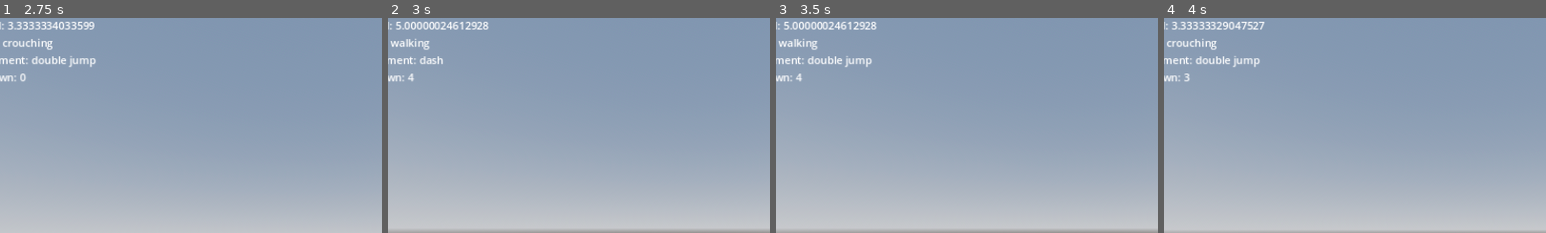
Above: before the commit, frames 1-4 (left to right).
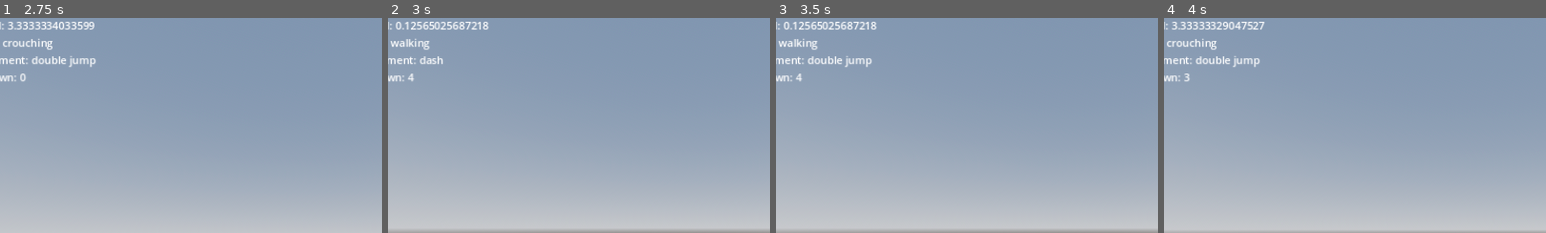
Above: after the commit, the same moments.

Repository: Nadelio/FPSC
Game: Godot game, scene res://World/environment.tscn
The game is run twice, just before and just after one commit, with the same random seed, the same clock (stepped at 60 frames per second) and the same inputs.
Inputs (mouse positions are % of the whole screen's width and height, from its top left):
- Up to frame 1 (2.75 s): move the mouse to (55, 50) at 0.52 s; hold Ctrl (crouch) 0.53-1.28 s; hold W (move_forward) from 0.53 s (still down); tap Space (jump) at 0.77, 1.07, 1.52, 1.55, 1.82, 2.1 s; tap Shift (sprint) at 0.8, 1.35 s; move the mouse to (45, 50) at 1.27 s; tap Enter at 2 s; move the mouse to (52, 48) at 2.02 s; hold Ctrl (crouch) from 2.03 s (still down)
- Up to frame 2 (3 s): keep holding W (move_forward); tap Space (jump) at 2.75 s; move the mouse to (49, 52) at 2.77 s; release Ctrl (crouch) at 2.78 s; tap Q (ability) at 2.85 s
- Up to frame 3 (3.5 s): keep holding W (move_forward); tap Space (jump) at 3.02, 3.32 s; tap Shift (sprint) at 3.05 s
- Up to frame 4 (4 s): keep holding W (move_forward); tap Enter at 3.5 s; move the mouse to (57, 51) at 3.52 s; hold Ctrl (crouch) from 3.53 s (still down); tap Space (jump) at 3.77, 3.8 s
The pictures show only the part of the screen within x 10-60%, y 0-50%; the shares and areas given below are measured in that part.

Frame 1 is identical in both runs. In frame 2, 0.3% of the frame differs, in the area x 2-25%, y 1-6%; in frame 3, 0.3%; in frame 4, nothing differs.
Error before the commit: Invalid operands 'Nil' and 'int' in operator '>'. (res://Player/player.gd:230)

Commit message:
Wall jumping added, working on wall running bug

Diff:
--- a/Player/player.gd
+++ b/Player/player.gd
@@ -39,7 +39,7 @@
 var dashDistance = 10
 var origin
 var collision_point
-var wall_angle
+var wall_angle = 0
 
 # direction vectors
 var last_dir = Vector3()
@@ -56,10 +56,6 @@
 
 func is_sliding(): # check if sliding
 	if(is_sprinting() and is_crouched()):
-		return true
-
-func wall_connect():
-	if(WallCheck1.is_colliding() or WallCheck2.is_colliding()):
 		return true
 
 func update_wall_angle():
@@ -81,7 +77,6 @@
 
 		# update wall_angle
 		wall_angle = rad_to_deg(cos(adjacent/hypotenuse))
-		print(wall_angle)
 		return wall_angle
 
 func double_jump(): # double jump logic
@@ -90,22 +85,29 @@
 	else:
 		return false
 
+func wall_jump(direct, delta): # wall jump processes
+	if(Input.is_action_just_pressed("jump") and is_on_wall()):
+		emit_signal("movement", "wall jump")
+		velocity.x = direct.x * WALK_SPEED * delta
+		velocity.z = direct.z * WALK_SPEED * delta
+		velocity.y += 2 * JUMP_VELOCITY
+
 func dash(): # dash logic
 	if(dash_count == 1):
 		return true
 	else:
 		return false
 
-func flow_state(speed_clamp, flow, norm, norm_speed, delta): # flow_state function
+func flow_state(speed_clamp, flow, norm, direct, norm_speed, delta): # flow_state function
 	if(gain_speed >= gain_speed_threshold): # change to flow state
 		emit_signal("state", flow)
-		velocity.x += direction.x * SPEED * delta
-		velocity.z += direction.z * SPEED * delta
+		velocity.x += direct.x * SPEED * delta
+		velocity.z += direct.z * SPEED * delta
 		gain_speed = gain_speed_threshold
 	else: # change to normal state
 		emit_signal("state", norm)
-		velocity.x = direction.x * norm_speed * delta
-		velocity.z = direction.z * norm_speed * delta
+		velocity.x = direct.x * norm_speed * delta
+		velocity.z = direct.z * norm_speed * delta
 
 	# speed limit code
 	if(velocity.x > speed_clamp):
@@ -117,26 +119,9 @@
 	elif(velocity.z < -speed_clamp):
 		velocity.z = -speed_clamp
 
-func wall_flow_state(speed_clamp, flow, norm, wall_normal, norm_speed, delta): # flow_state overload for wall running
-	if(gain_speed >= gain_speed_threshold): # change to flow state
-		emit_signal("state", flow)
-		velocity.x += -wall_normal.x * SPEED * delta
-		velocity.z += -wall_normal.z * SPEED * delta
-		gain_speed = gain_speed_threshold
-	else: # change to normal state
-		emit_signal("state", norm)
-		velocity.x = -wall_normal.x * norm_speed * delta
-		velocity.z = -wall_normal.z * norm_speed * delta
-
-	# speed limit code
-	if(velocity.x > speed_clamp):
-		velocity.x = speed_clamp
-	elif(velocity.x < -speed_clamp):
-		velocity.x = -speed_clamp
-	if(velocity.z > speed_clamp):
-		velocity.z = speed_clamp
-	elif(velocity.z < -speed_clamp):
-		velocity.z = -speed_clamp
+func update_horizontal_direction(direction : Vector3, new_direction : Vector3):
+	direction.x = new_direction.x
+	direction.z = new_direction.z
 
 func _ready():
 	Input.set_mouse_mode(Input.MOUSE_MODE_CAPTURED) # capture mouse
@@ -187,7 +172,7 @@
 
 	# handles all basic movement types
 	if(is_sliding()): # sliding processes
-		flow_state(55, "flow sliding", "sliding", SLIDE_SPEED, delta)
+		flow_state(55, "flow sliding", "sliding", direction, SLIDE_SPEED, delta)
 
 	elif(is_crouched()): # crouching processes
 		emit_signal("state", "crouching")
@@ -195,7 +180,7 @@
 		velocity.z = direction.z * CROUCH_SPEED * delta
 
 	elif(is_sprinting()): # spriting processes
-		flow_state(25, "flow sprinting", "sprinting", SPRINT_SPEED, delta)
+		flow_state(25, "flow sprinting", "sprinting", direction, SPRINT_SPEED, delta)
 
 	elif(direction): # walking processes
 		emit_signal("state", "walking")
@@ -228,22 +213,32 @@
 		AbilityCD.start() # start CD
 
 	if(is_on_wall() and wall_angle > 30 and wall_angle < 65): # wall running processes (small bug that creates stuttered movement when looking around on a wall)
-		if(!direction): # emit signal for wall hanging
-			emit_signal("state", "wall hanging")
-
-		var wall_normal = get_slide_collision(0).get_normal() # get the wall normals
+		var wall_normal = get_slide_collision(0).get_normal() # update wall_normal
+
 		velocity.y = 0 # stop downward and upward movement
-		wall_flow_state(55, "flow wall running", "wall running", wall_normal, WALL_RUN_SPEED, delta)
-
-	slow_physics += 1
-
-	if(velocity == Vector3.ZERO): # not moving check
+
+		flow_state(55, "flow wall running", "wall running", wall_normal, WALL_RUN_SPEED, delta) # do wall running
+
+		wall_jump(wall_normal, delta) # check for wall jump
+
+	if(is_on_wall_only() and !direction): # wall hanging processes
+		emit_signal("state", "wall hanging")
+
+		var wall_normal = get_slide_collision(0).get_normal() # update wall_normal
+
+		velocity = Vector3.ZERO # velocity = (0,0,0)
+
+		wall_jump(wall_normal, delta) # check for wall jump
+
+	slow_physics += 1 # update slow physics
+
+	if(velocity == Vector3.ZERO and !is_on_wall_only()): # not moving check
 		emit_signal("state", "not moving")
 
-	if(gain_speed < 0):
+	if(gain_speed < 0): # clamp gain speed to always be >= 0
 		gain_speed = 0
 
-	if(last_dir == direction):
+	if(last_dir == direction): # flow state check
 		gain_speed += 1
 	else:
 		gain_speed -= 1
